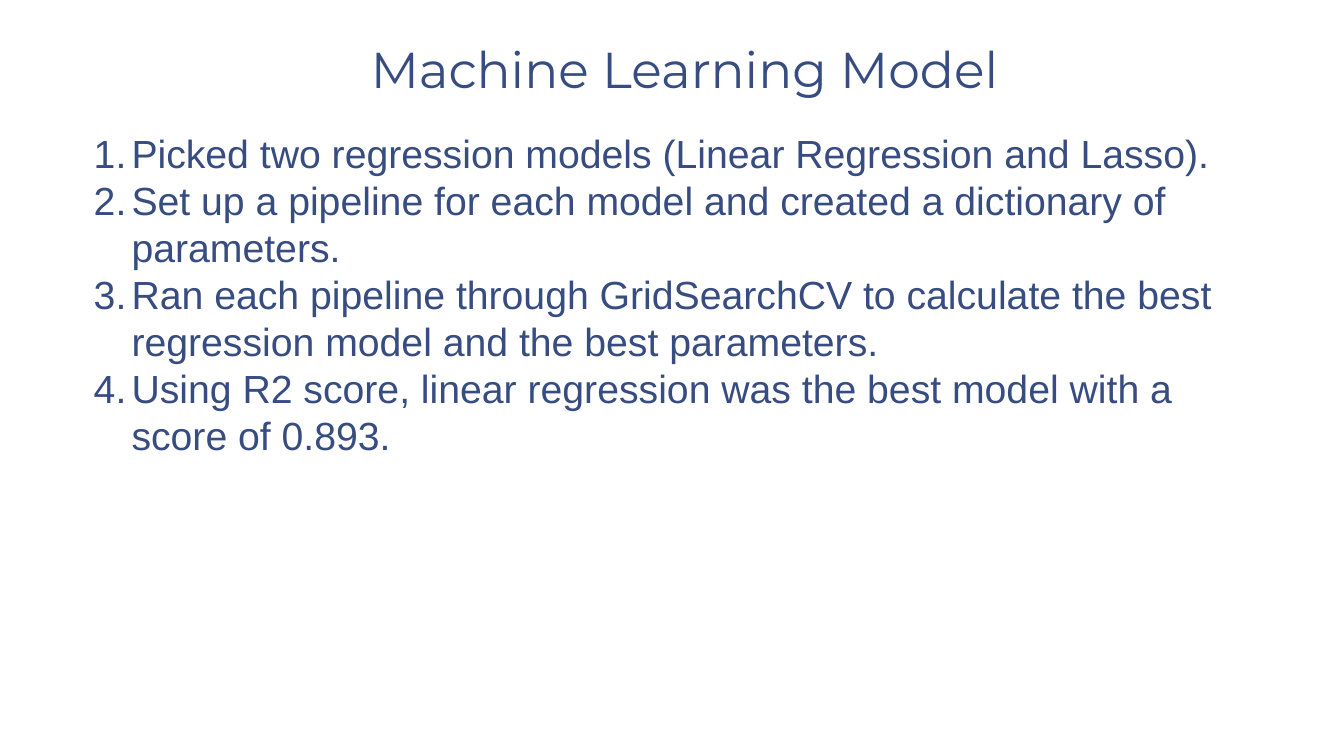
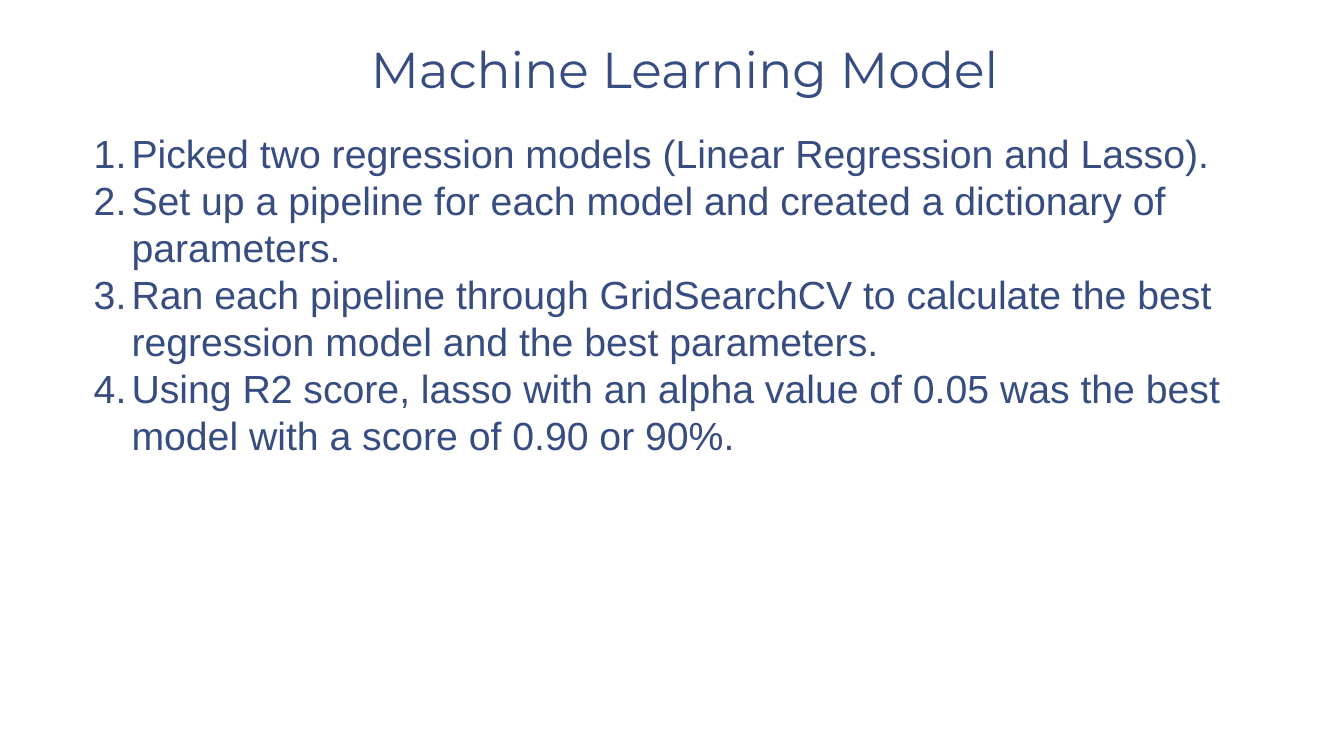
Before and after one commit to Lakerskb84/Capstone-2-, a slide deck: slide 10 of Predicting High School Graduation Rates.pptx (slide 9 before the commit). Drawn at 1344x756 pixels with LibreOffice and Linux fonts; fonts in the diff are those of the drawing; background and template pictures are left out. Boxes give left, top, right and bottom in pixels: in the first picture for what was removed or moved away, otherwise in the second. Text is boxed around its words. In the diff, an @@ line names an element or a change of style, - is before the commit and + after.

```diff
--- a/Predicting High School Graduation Rates.pptx
+++ b/Predicting High School Graduation Rates.pptx
@@ text at (132,374,1220,451): text changed @@
-4. Using R2 score, linear regression was the best model with a score of 0.893.
+4. Using R2 score, lasso with an alpha value of 0.05 was the best model with a score of 0.90 or 90%.
```
Also in this commit, not shown: 6 other slides changed, 1 slide added.
